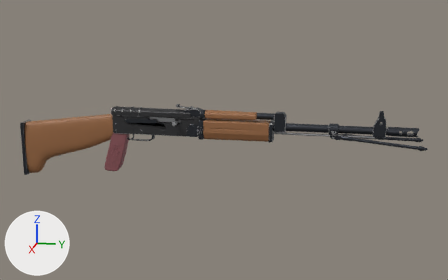
What one commit did to the glTF model assets/models/guns/rpk74.glb.
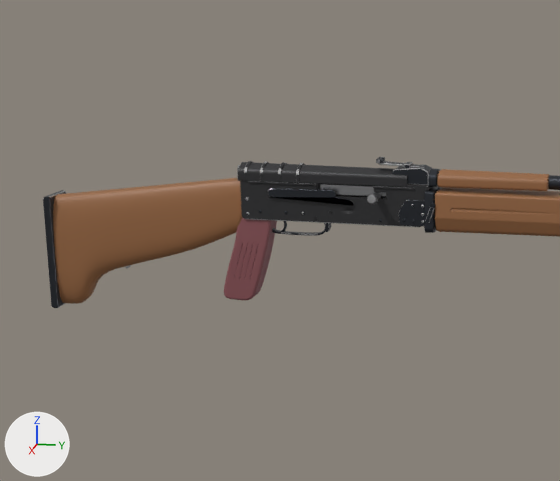
The first picture shows the older version from a 50 mm camera at (1.655, 0.631, 0.427) aimed at (-0.01, 0.298, 0.011). The close-ups show the older and then the newer version on the part from 0% to 58% of the width and 11% to 91% of the height of that picture. Only the edits that show in the close-ups are written down. The lights are fixed; the arrows at lower left show +X, +Y and +Z. Vertices at exactly the same position are counted once.

Objects in the first close-up: 'bolt_carrier', 'selector', 'static', 'static_butt'.
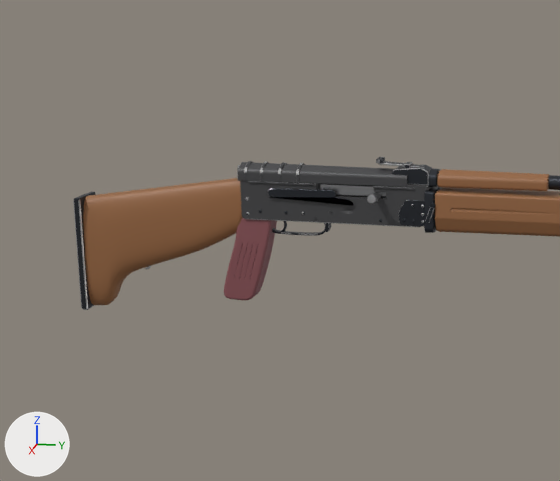
Boxes (x1, y1, x2, y2) around the edits, measured in the close-ups (560 x 481 px):
'static_butt', reshaped (15% narrower)
    before: (43, 178, 243, 308)
    after: (73, 178, 243, 310)

Diff of the bpy script that builds the scene:
```diff
--- a/assets/models/guns/rpk74.glb.py
+++ b/assets/models/guns/rpk74.glb.py
@@ me_static_butt @@
 # used by ob_static_butt; location = (0.0, 0.0, 0.0)
-me_static_butt.from_pydata(...)  # 2864 vertices, 5696 faces; spans x -0.023..0.023, y -0.309..-0.019, z -0.117..0.076
+me_static_butt.from_pydata(...)  # 2864 vertices, 5696 faces; spans x -0.023..0.023, y -0.264..-0.019, z -0.117..0.076
+# me_static_butt part 1: 2623 of 2864 vertices moved; they spanned x -0.023..0.023, y -0.309..-0.022, z -0.117..0.076 and now span x -0.023..0.023, y -0.264..-0.022, z -0.117..0.076; mean shift (0.0, 0.024, 0.0); largest move (-0.023, -0.305, -0.113) -> (0.022, -0.261, 0.038)
+# other edits to the shape of me_static_butt do not show in these pictures
 me_static_butt.materials.append(mat_wood)
```
